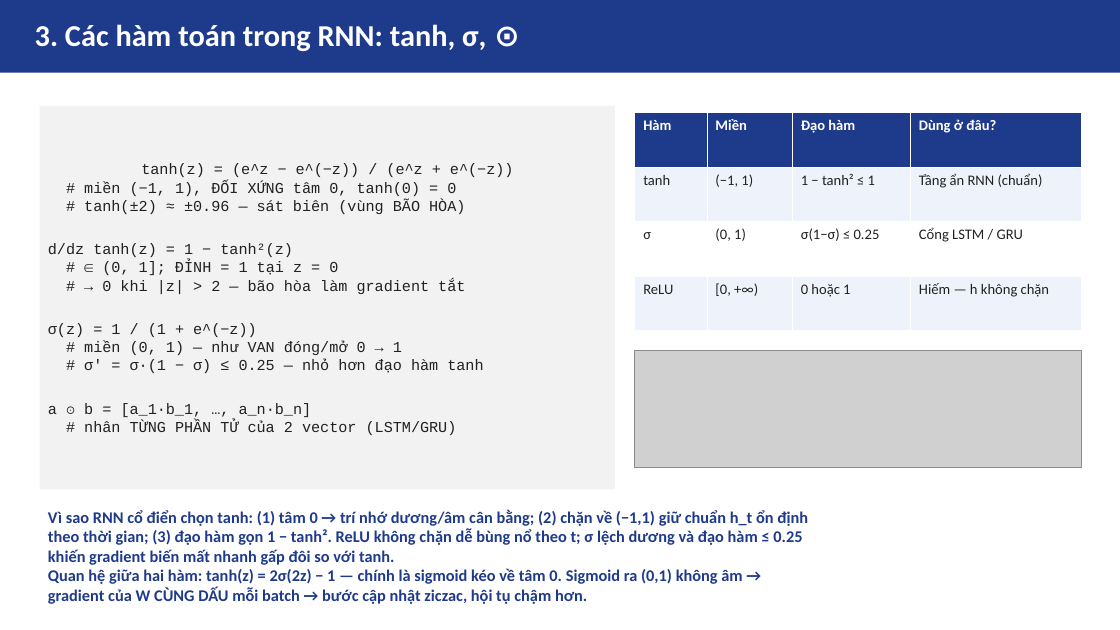
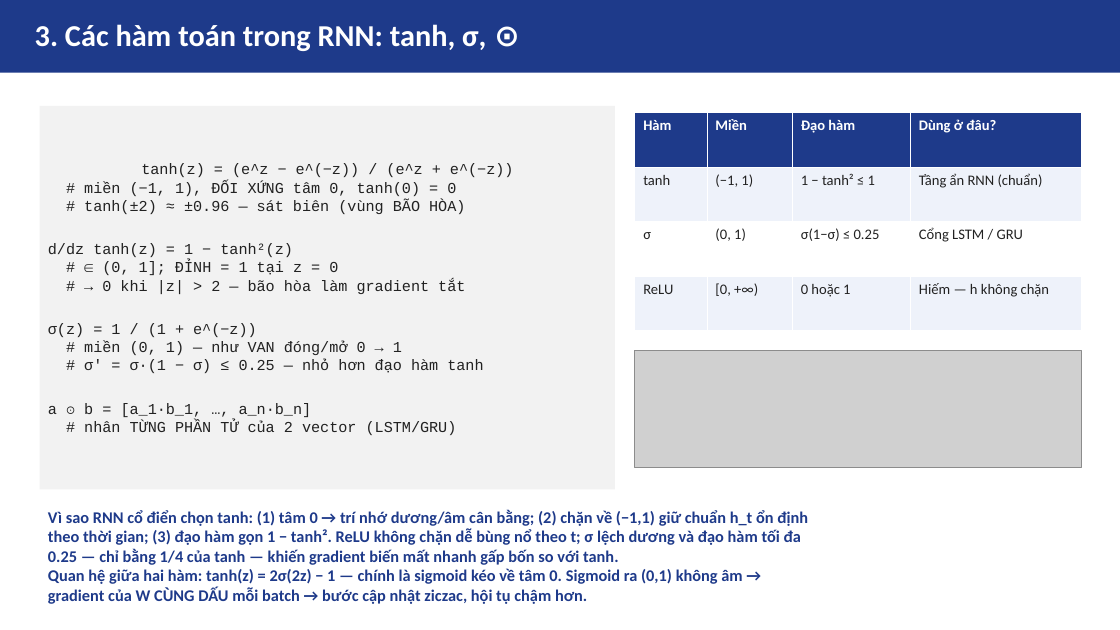
Before and after one commit to lucnguyen1375/HTTM-Presentation, a slide deck: slide 3 of asm06/slides/rnn.pptx. Drawn at 1120x630 pixels with LibreOffice and Linux fonts; fonts in the diff are those of the drawing; grey boxes stand for pictures. Boxes give left, top, right and bottom in pixels: in the first picture for what was removed or moved away, otherwise in the second. Text is boxed around its words. In the diff, an @@ line names an element or a change of style, - is before the commit and + after.

```diff
--- a/asm06/slides/rnn.pptx
+++ b/asm06/slides/rnn.pptx
@@ text at [48,529,801,565]: text changed @@
-theo thời gian; (3) đạo hàm gọn 1 − tanh². ReLU không chặn dễ bùng nổ theo t; σ lệch dương và đạo hàm ≤ 0.25
-khiến gradient biến mất nhanh gấp đôi so với tanh.
+theo thời gian; (3) đạo hàm gọn 1 − tanh². ReLU không chặn dễ bùng nổ theo t; σ lệch dương và đạo hàm tối đa
+0.25 — chỉ bằng 1/4 của tanh — khiến gradient biến mất nhanh gấp bốn so với tanh.
```
Also in this commit, not shown: 4 other files.
